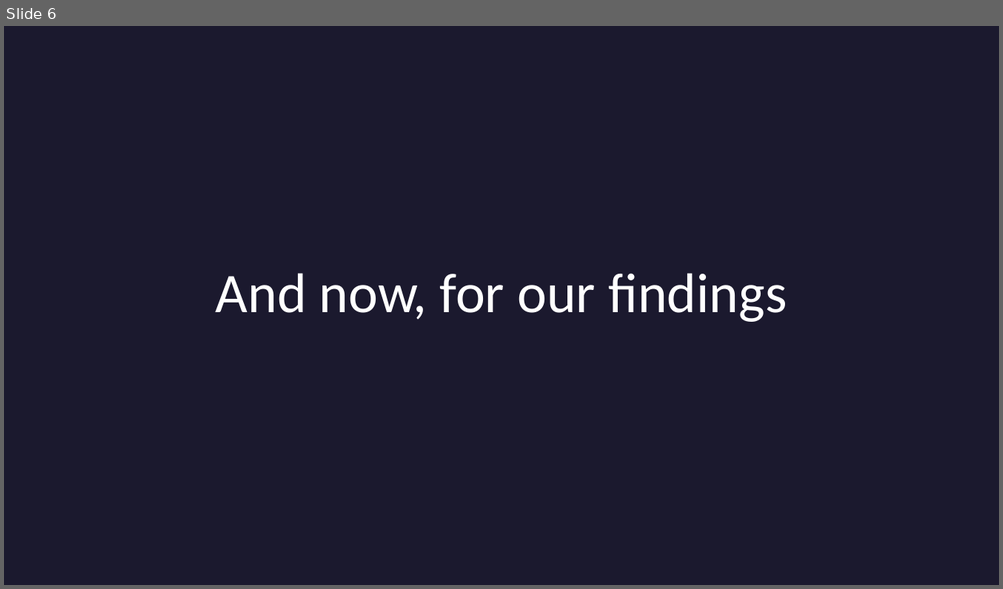
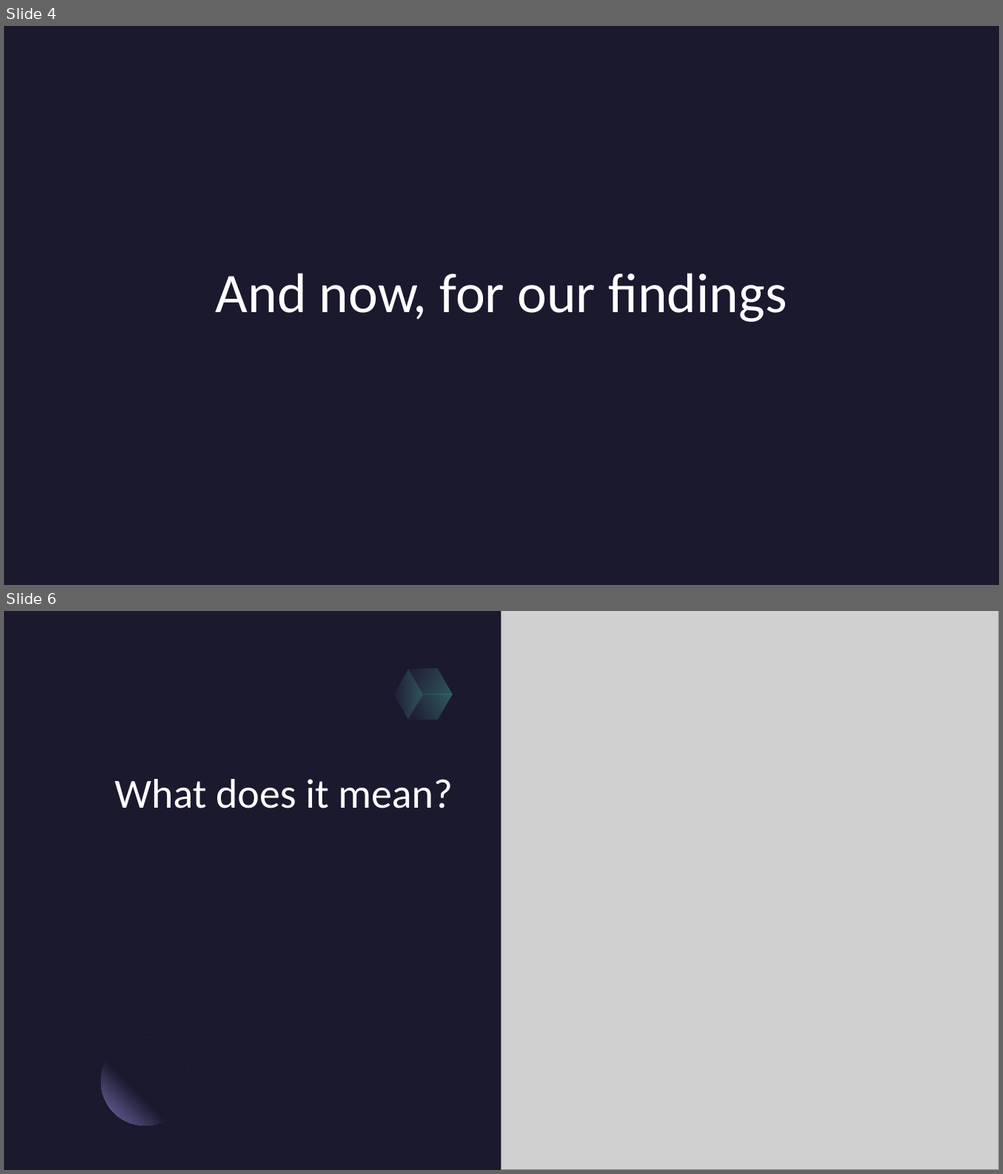
Before and after one commit to phoenixclaw03/STT_303_Final_Project, a slide deck: R Coding presentation.pptx. Shown one above the other, each under a label of ours: slide 6 before the commit, slides 4 and 6 after it; the slides between them are not shown. The pictures are 1003x589 and 1003x1174 pixels, drawn with LibreOffice and Linux fonts; fonts in the diff are those of the drawing; grey boxes stand for pictures; background and template pictures are left out. Boxes give left, top, right and bottom in pixels: in the first picture for what was removed or moved away, otherwise in the second. Text is boxed around its words. In the diff, an @@ line names an element or a change of style, - is before the commit and + after.

```diff
--- a/R Coding presentation.pptx
+++ b/R Coding presentation.pptx
@@ slide 6 added at <box>4,611,999,1170</box>, background #1B192E @@
@@ picture added at <box>502,611,999,1170</box> @@
@@ freeform shape added at <box>387,669,430,719</box>, fill gradient #2C284A to #5BEFC1 @@
@@ freeform shape added at <box>387,669,430,719</box>, fill gradient #2C284A to #5BEFC1 @@
@@ freeform shape added at <box>401,656,460,707</box>, fill gradient #2C284A to #5BEFC1 @@
@@ freeform shape added at <box>401,656,460,707</box>, fill gradient #2C284A to #5BEFC1 @@
@@ freeform shape added at <box>408,681,452,732</box>, fill gradient #2C284A to #5BEFC1 @@
@@ freeform shape added at <box>408,681,452,732</box>, fill gradient #2C284A to #5BEFC1 @@
@@ title added at <box>114,779,452,809</box>, 40 pt, text #FFFFFF @@
+What does it mean?
@@ ellipse added at <box>101,1038,189,1126</box>, fill gradient #1B192E to #7771B2 @@
@@ ellipse added at <box>101,1038,189,1126</box>, fill gradient #1B192E to #7771B2 @@
@@ what was slide 6 is now slide 4 @@
```
Also in this commit, not shown: 2 slides changed, 2 other slides added, 5 slides removed.
